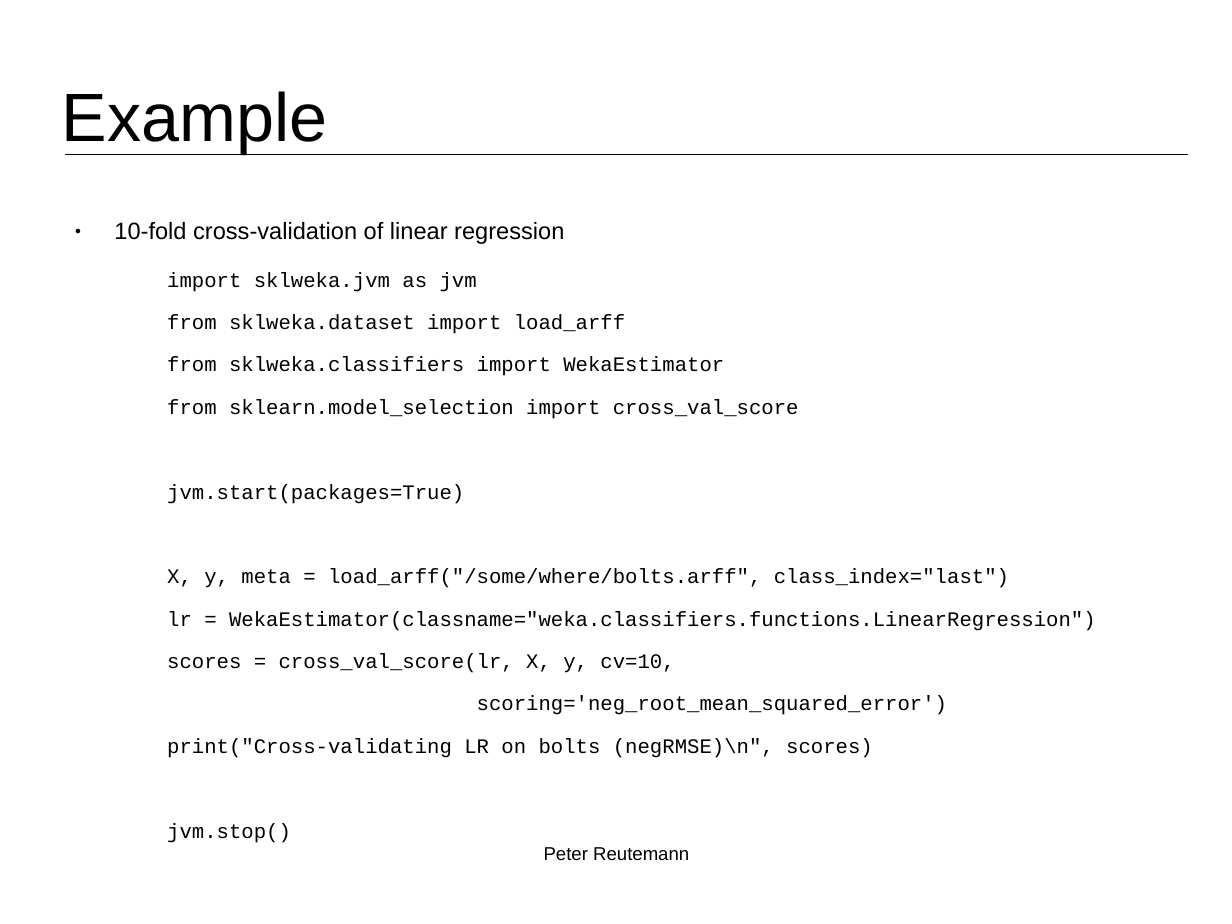
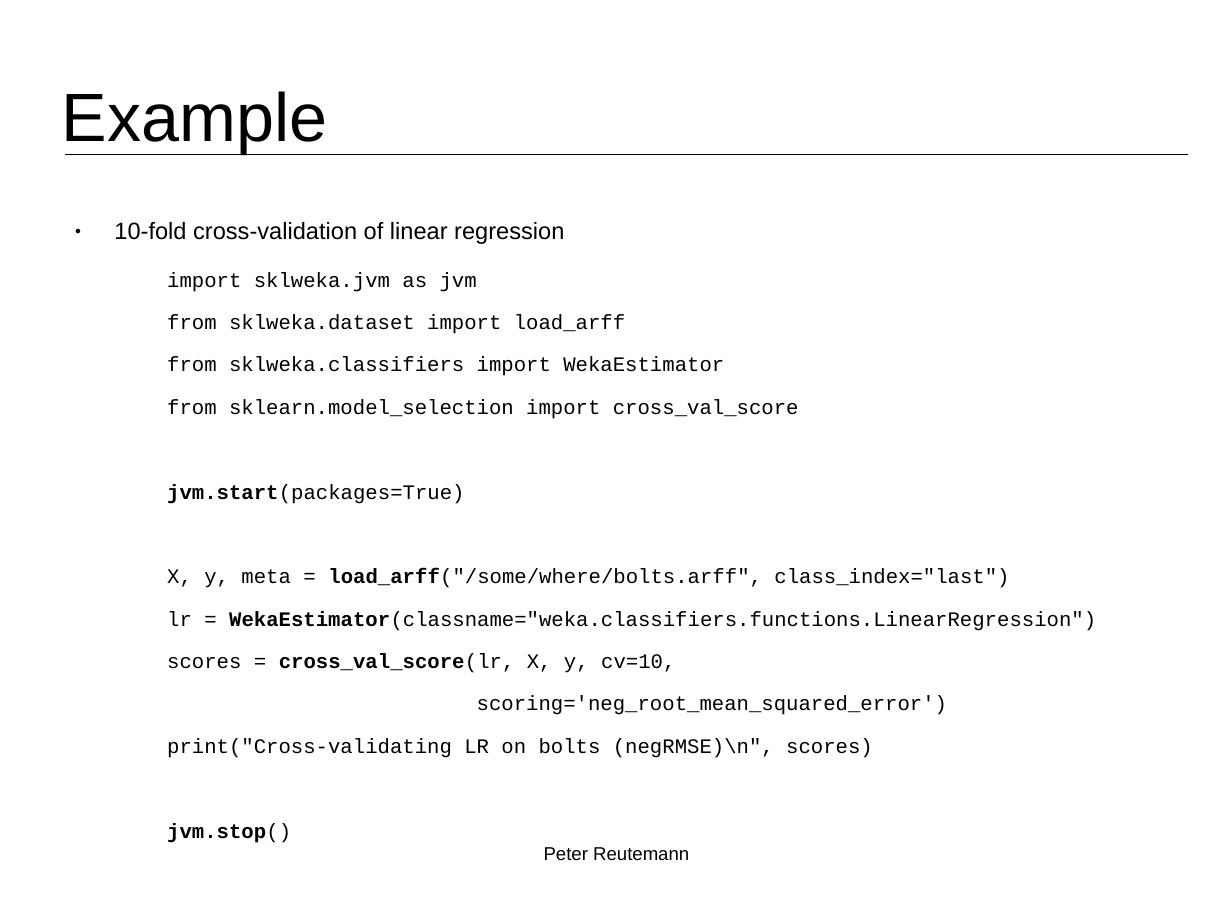
Before and after one commit to fracpete/weka-user-conference-2021, a slide deck: slide 10 of scripting/scripting.odp. Drawn at 1232x924 pixels with LibreOffice and Linux fonts; fonts in the diff are those of the drawing; background and template pictures are left out. Boxes give left, top, right and bottom in pixels: in the first picture for what was removed or moved away, otherwise in the second. Text is boxed around its words. In the diff, an @@ line names an element or a change of style, - is before the commit and + after.

```diff
--- a/scripting/scripting.odp
+++ b/scripting/scripting.odp
@@ text at [167,484,1096,673]: bold on in "jvm.start(packages=True)", "load_arff("/some/where/bolts.arff",", "WekaEstimator(classname="weka.classifiers.functions.LinearRe ...", "cross_val_score(lr," and 1 more places @@
```
Also in this commit, not shown: 5 other slides changed, 1 other file.
